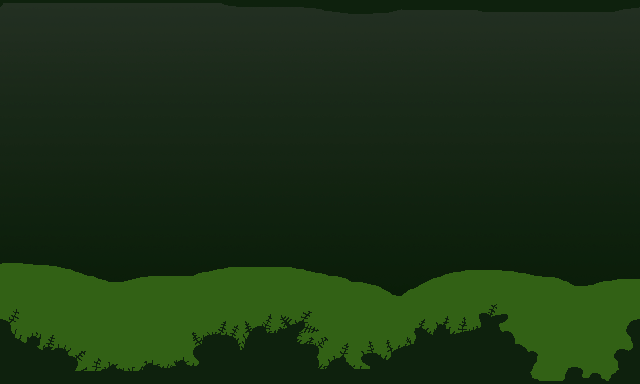
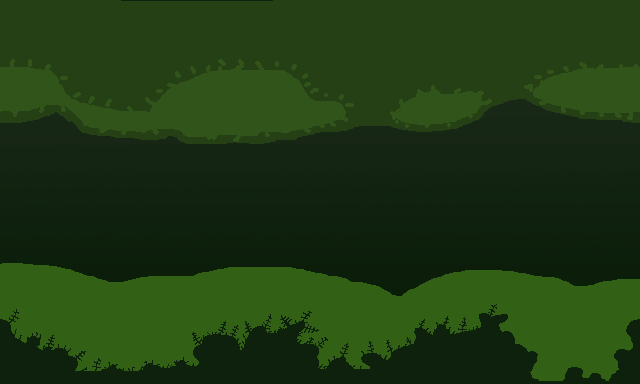
Layers edited between the first and the second 640x384 image:
added layer "Top Foreground" above "Bottom Foreground" over [0,0,640,144]
